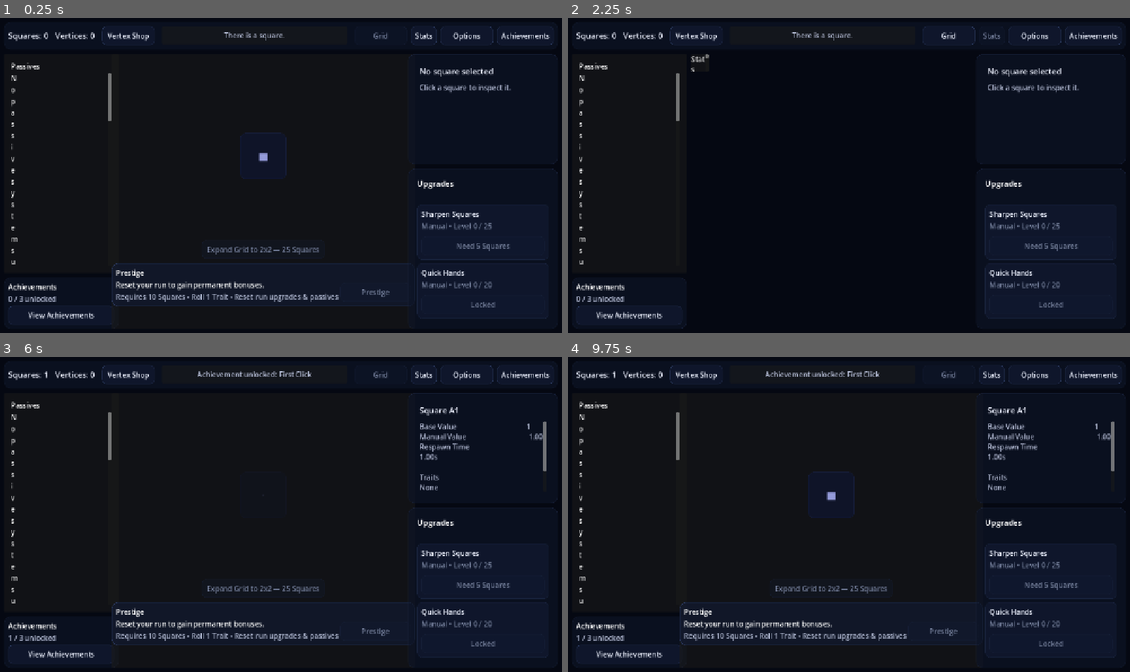
Above: before the commit, frames 1-4 (two rows, left to right).
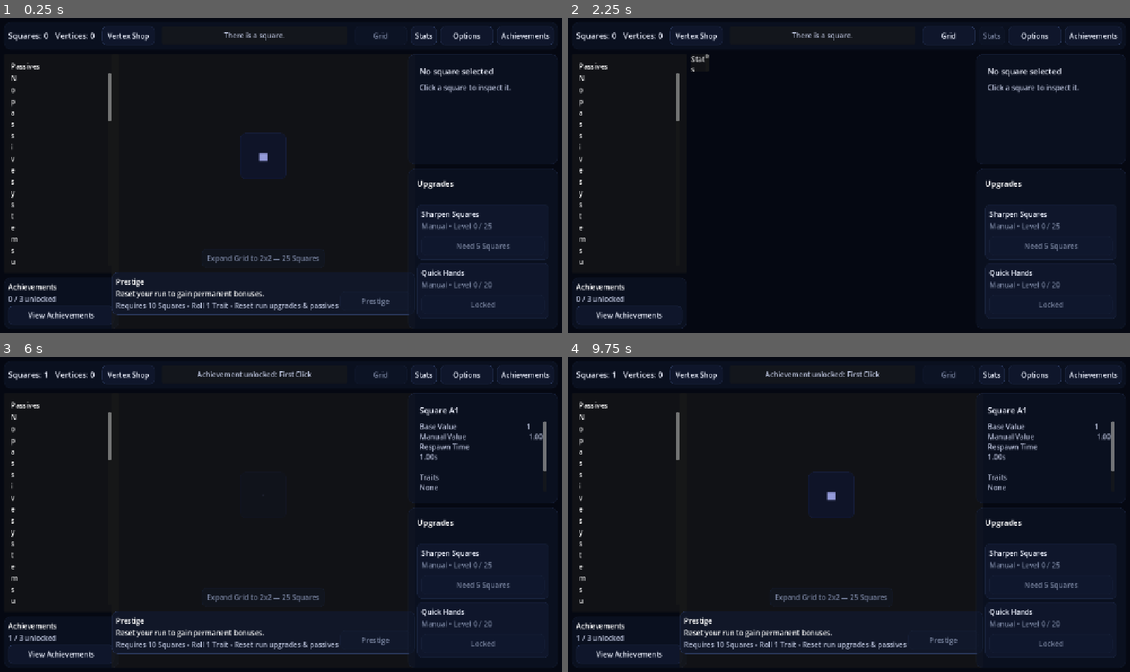
Above: after the commit, the same moments.

Repository: franciscoCapa27/Squared_2
Game: Godot game, scene res://scenes/main/Main.tscn
Same seed, same stepped clock (60 frames per second), same inputs: the game is played once before the commit and once after it.
Inputs:
- Up to frame 1 (0.25 s): no input
- Up to frame 2 (2.25 s): click "Vertex Shop" at 0.5 s; click "Grid" at 1.25 s; click "Stats" at 2 s
- Up to frame 3 (6 s): click "Achievements" at 2.75 s; click "View Achievements" at 3.5 s; click "Vertex Shop" at 4.25 s; click "Grid" at 5 s; click "■" at 5.75 s
- Up to frame 4 (9.75 s): click "Stats" at 6.5 s; click "Achievements" at 7.25 s; click "View Achievements" at 8 s; click "Vertex Shop" at 8.75 s; click "Grid" at 9.5 s

The runs differ from the first frame. In frame 1, 2.4% of the frame differs, in the area x 19-73%, y 72-95%; in frame 2, nothing differs; in frame 3, 2.4%; in frame 4, 2.4%.

Commit message:
Update Main.tscn

Diff:
--- a/squared-2/scenes/main/Main.tscn
+++ b/squared-2/scenes/main/Main.tscn
@@ -252,7 +252,7 @@
 
 [node name="GridArea" type="CenterContainer" parent="RootMargin/MainVBox/BodyHBox/CenterPageRoot/GridPage/GridCenter/GridVBox" unique_id=391020136]
 unique_name_in_owner = true
-custom_minimum_size = Vector2(0, 360)
+custom_minimum_size = Vector2(0, 400)
 layout_mode = 2
 size_flags_vertical = 3
 
